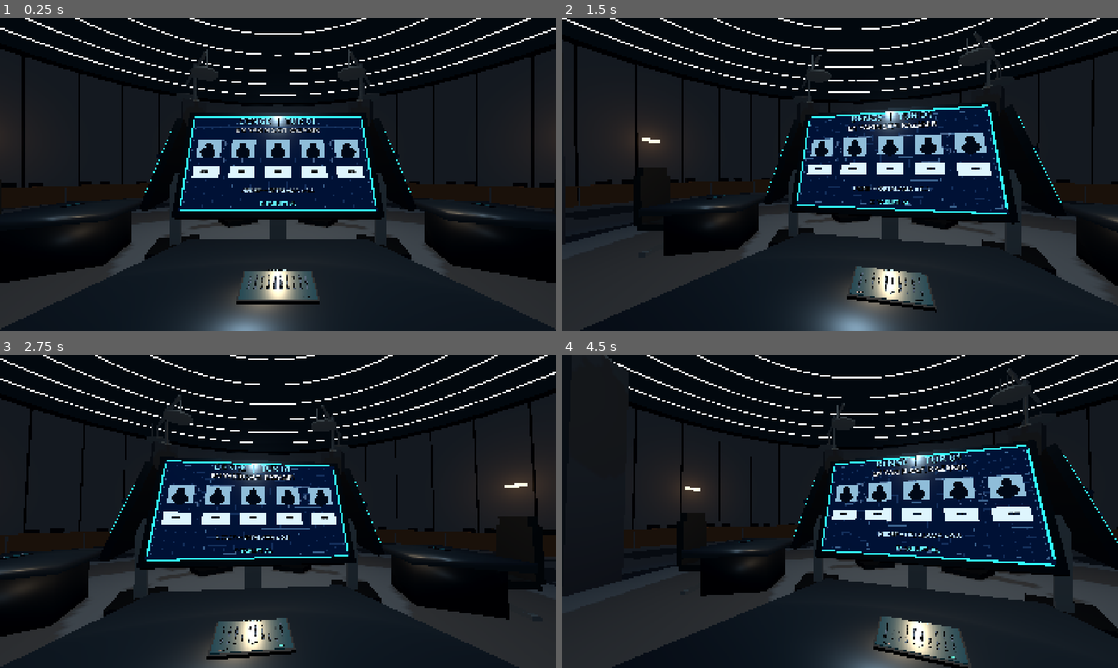
Above: before the commit, frames 1-4 (two rows, left to right).
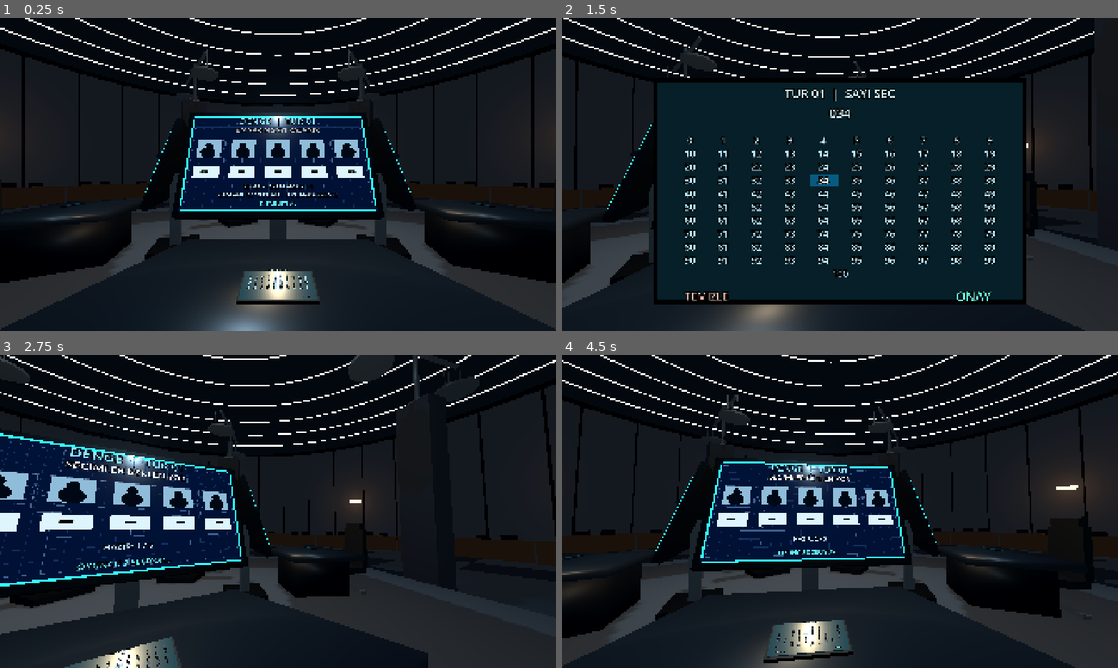
Above: after the commit, the same moments.

Repository: SerkanAydin06/DENGE
Game: Godot game, scene res://scenes/game_room.tscn
Same seed, same stepped clock (60 frames per second), same inputs: the game is played once before the commit and once after it.
Inputs (mouse positions are in pixels of both pictures, inside the frame that each line leads up to):
- Up to frame 1 (0.25 s): no input
- Up to frame 2 (1.5 s): tap Enter at 0.5 s; move the mouse to (867, 174) at 0.52 s; tap E at 0.6 s; click (867, 174) at 0.67 s; tap Space at 1.25 s; move the mouse to (812, 174) at 1.27 s; tap 0 at 1.35 s; click (812, 174) at 1.42 s
- Up to frame 3 (2.75 s): tap Enter at 2 s; move the mouse to (289, 505) at 2.02 s; tap 9 at 2.1 s; click (289, 505) at 2.17 s
- Up to frame 4 (4.5 s): tap Space at 2.75 s; move the mouse to (834, 517) at 2.77 s; tap Backspace at 2.85 s; click (834, 517) at 2.92 s; move the mouse to (878, 514) at 3.52 s; tap Enter at 3.6, 4.25 s; click (878, 514) at 3.67 s; move the mouse to (795, 508) at 4.27 s; tap Keypad Enter at 4.35 s; click (795, 508) at 4.42 s

The runs differ from the first frame. In frame 1, 0.6% of the frame differs, in the area x 39-61%, y 53-87%; in frame 2, 37%; in frame 3, 34%; in frame 4, 37%, in the area x 0-100%, y 0-100%.

Commit message:
Initialize all five with 10 points, restart at 10, and announce elimination at zero on monitor

Diff:
--- a/scripts/game_room.gd
+++ b/scripts/game_room.gd
@@ -22,7 +22,7 @@
 
 var rng: RandomNumberGenerator = RandomNumberGenerator.new()
 var round_number: int = 1
-var scores: Array[int] = [0, 0, 0, 0, 0]
+var scores: Array[int] = [DengeRoundRules.STARTING_SCORE, DengeRoundRules.STARTING_SCORE, DengeRoundRules.STARTING_SCORE, DengeRoundRules.STARTING_SCORE, DengeRoundRules.STARTING_SCORE]
 var game_finished: bool = false
 var tablet_mode: bool = false
 var tablet_transition: bool = false
@@ -169,7 +169,7 @@
 	_broadcast(
 		"DENGE  |  TUR %02d" % round_number,
 		"EN YAKIN SAYI KAZANIR",
-		"HEDEF = ORTALAMA x 0.8",
+		"HEDEF = ORTALAMA x 0.8\nBASLANGIC: 10 PUAN | 0 PUANDA ELENIR",
 		"E: TABLETI AL"
 	)
 
@@ -267,6 +267,8 @@
 	for i in range(selections.size()):
 		if selections[i] < 0:
 			score_lines.append("ELENDI")
+		elif scores[i] <= DengeRoundRules.ELIMINATION_SCORE:
+			score_lines.append("ELENDI\nPUAN 0 (%+d)" % (scores[i] - previous_scores[i]))
 		else:
 			score_lines.append("FARK %.2f\nPUAN %d (%+d)" % [absf(float(selections[i]) - float(result["target"])), scores[i], scores[i] - previous_scores[i]])
 	var survivor_ids: Array = result["survivors"]
@@ -297,7 +299,7 @@
 		return
 	if game_finished:
 		round_number = 1
-		scores = [0, 0, 0, 0, 0]
+		scores = [DengeRoundRules.STARTING_SCORE, DengeRoundRules.STARTING_SCORE, DengeRoundRules.STARTING_SCORE, DengeRoundRules.STARTING_SCORE, DengeRoundRules.STARTING_SCORE]
 		game_finished = false
 	else:
 		round_number += 1
